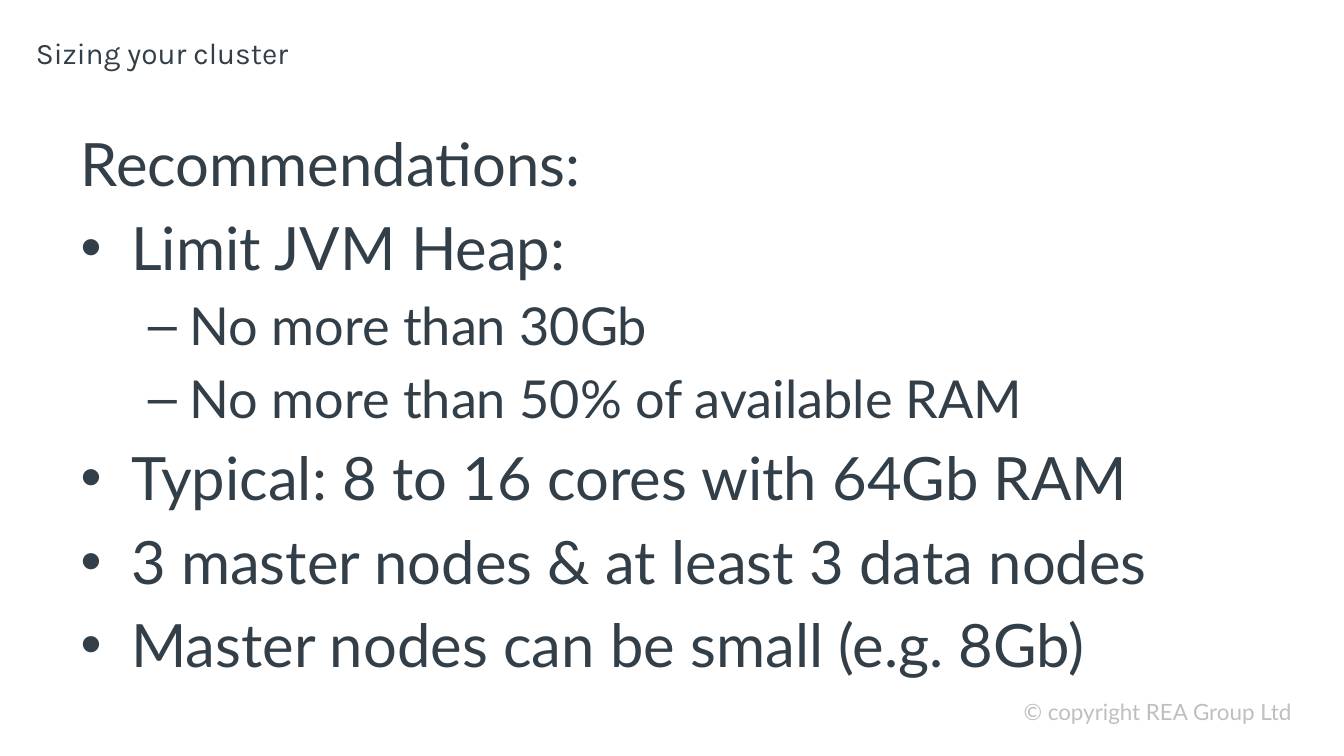
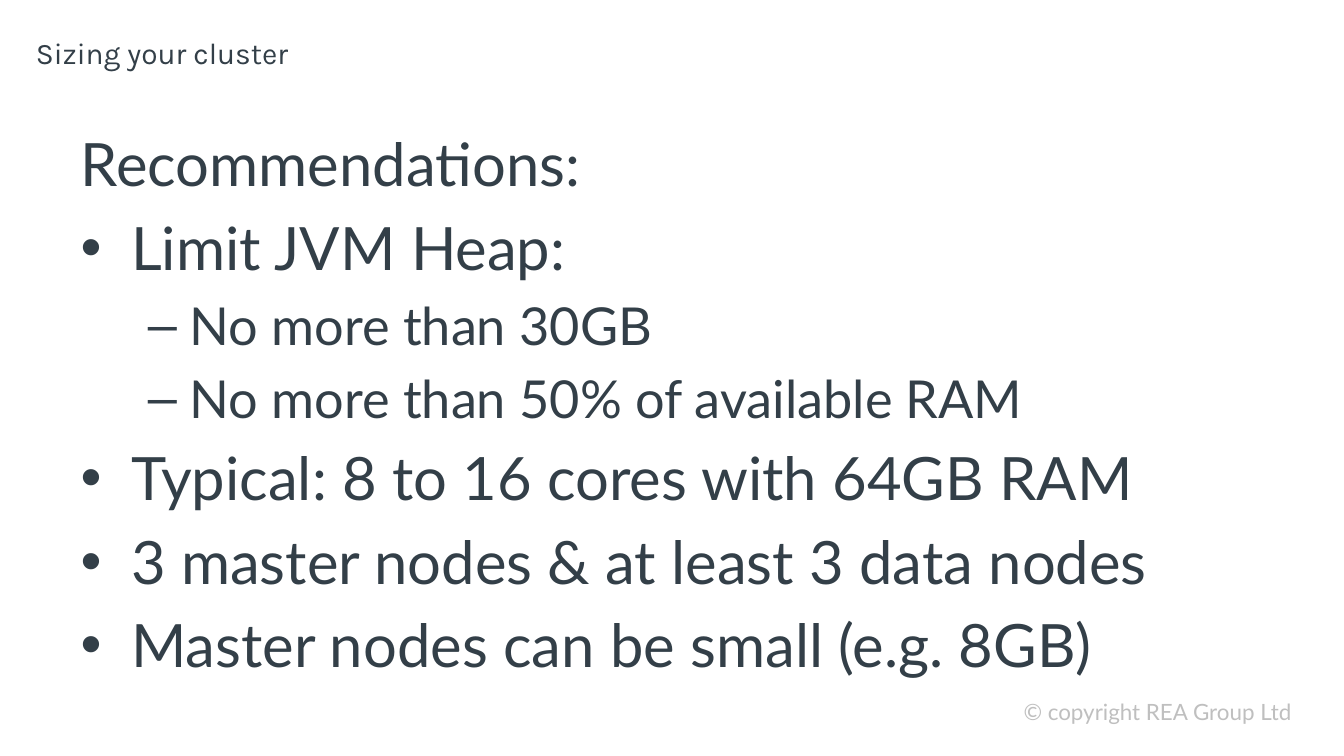
Before and after one commit to davidbkemp/advanced-elasticsearch-training, a slide deck: slide 14 of ElasticsearchOps.pptx. Drawn at 1344x756 pixels with LibreOffice and Linux fonts; fonts in the diff are those of the drawing; background and template pictures are left out. Boxes give left, top, right and bottom in pixels: in the first picture for what was removed or moved away, otherwise in the second. Text is boxed around its words. In the diff, an @@ line names an element or a change of style, - is before the commit and + after.

Commit message:
Minor fixes to powerpoint presentation.

```diff
--- a/ElasticsearchOps.pptx
+++ b/ElasticsearchOps.pptx
@@ text at <box>190,306,651,346</box>: text changed @@
-  – No more than 30Gb
+  – No more than 30GB
@@ text at <box>131,456,1132,511</box>: text changed @@
-• Typical: 8 to 16 cores with 64Gb RAM
+• Typical: 8 to 16 cores with 64GB RAM
@@ text at <box>131,621,1092,678</box>: text changed @@
-• Master nodes can be small (e.g. 8Gb)
+• Master nodes can be small (e.g. 8GB)
```
Also in this commit, not shown: 2 other slides changed.
